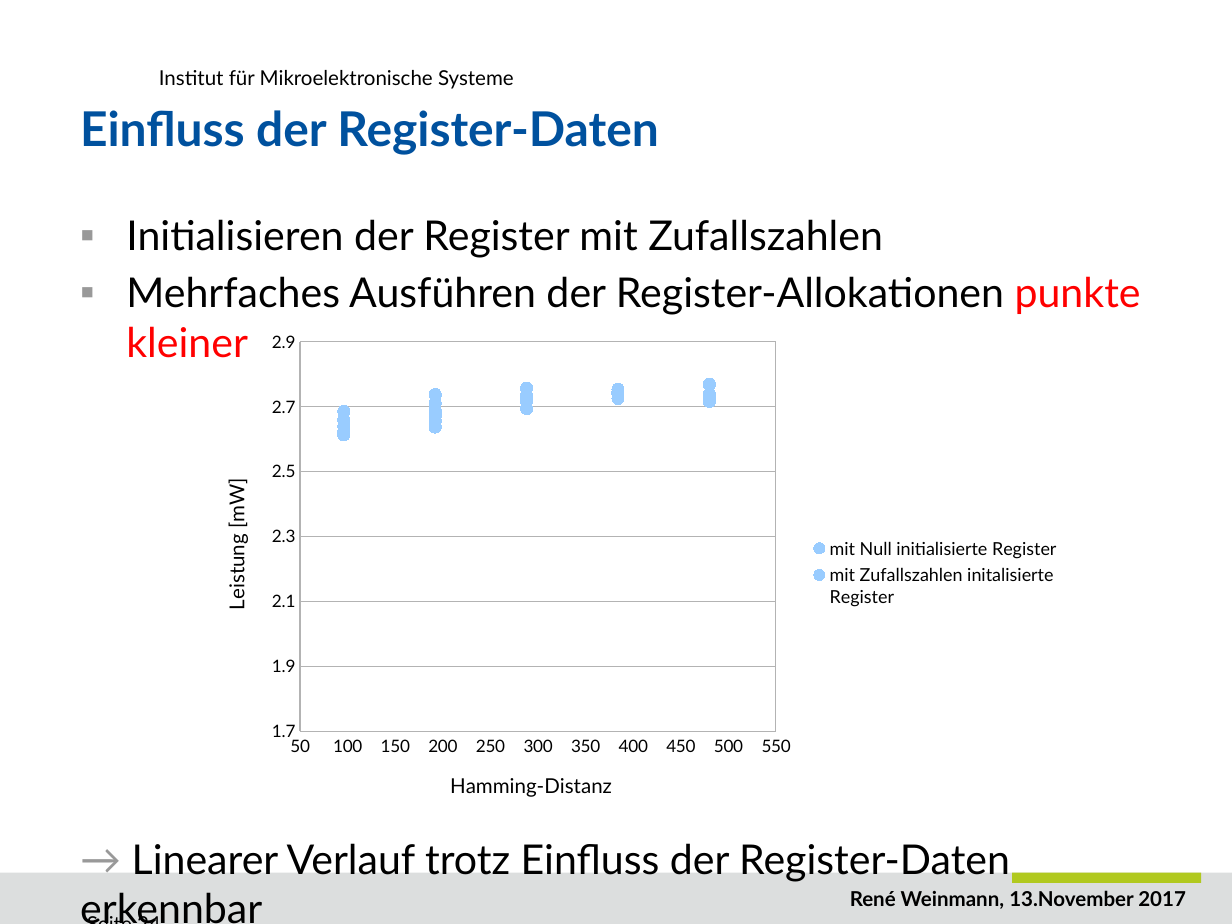
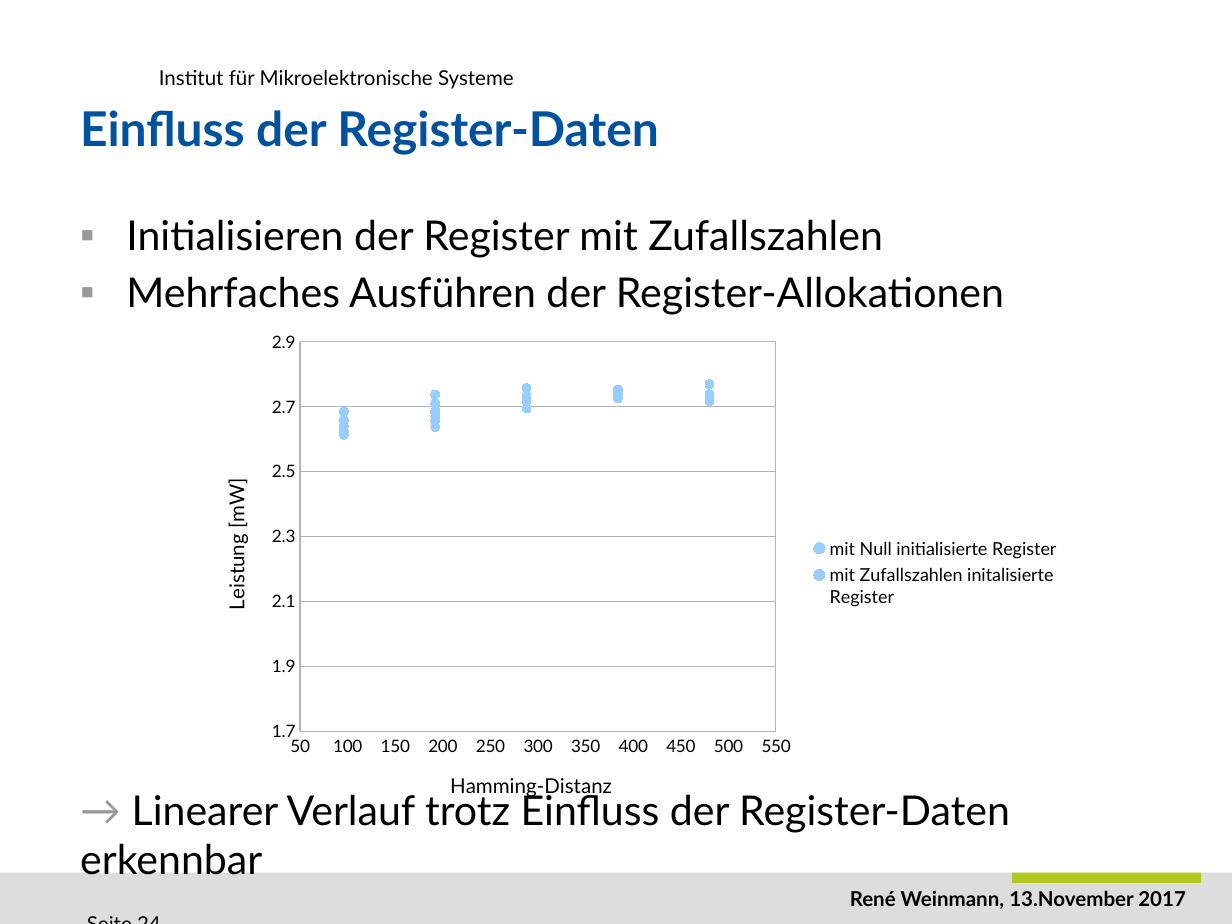
Before and after one commit to ReneWeinmann/Masterarbeit, a slide deck: slide 24 of Presentation_Rene_Weinmann.pptx. Drawn at 1232x924 pixels with LibreOffice and Linux fonts; fonts in the diff are those of the drawing; background and template pictures are left out. Boxes give left, top, right and bottom in pixels: in the first picture for what was removed or moved away, otherwise in the second. Text is boxed around its words. In the diff, an @@ line names an element or a change of style, - is before the commit and + after.

```diff
--- a/Presentation_Rene_Weinmann.pptx
+++ b/Presentation_Rene_Weinmann.pptx
@@ text at (x1=126, y1=276, x2=1004, y2=315): text changed @@
-▪ Mehrfaches Ausführen der Register-Allokationen punkte kleiner
+▪ Mehrfaches Ausführen der Register-Allokationen
```
Also in this commit, not shown: 9 other slides changed, 6 other files.
